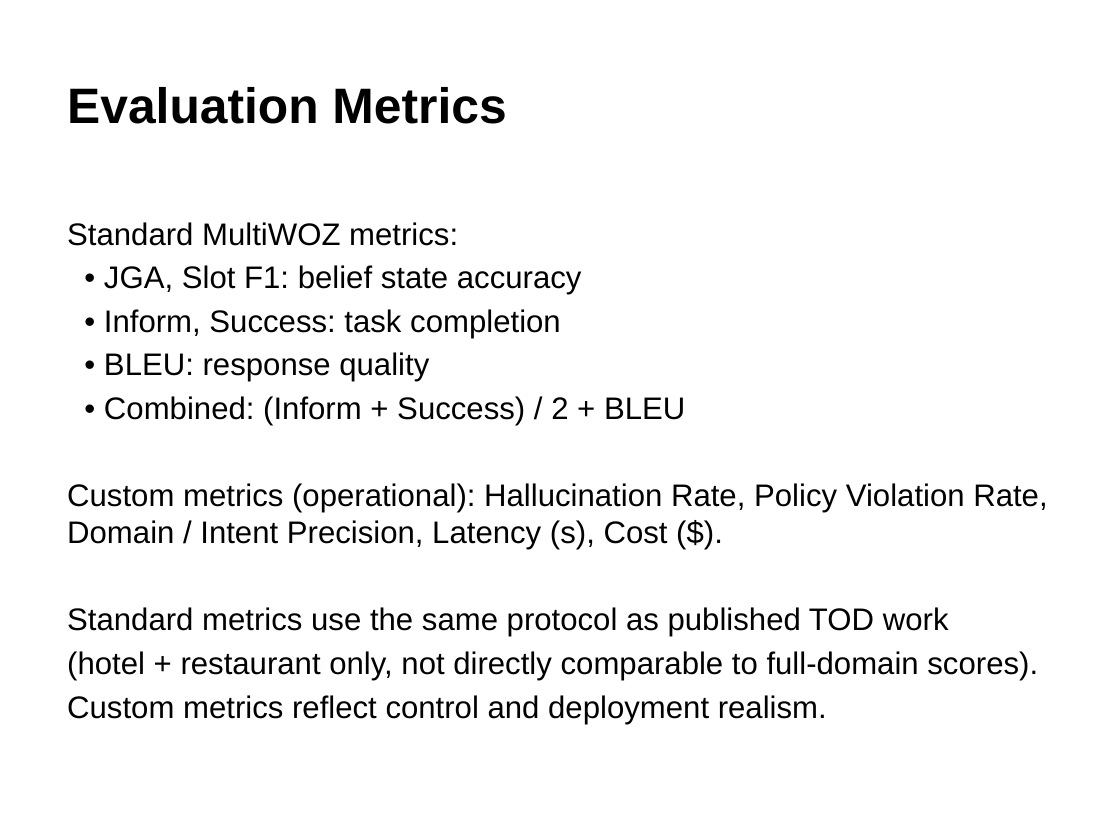
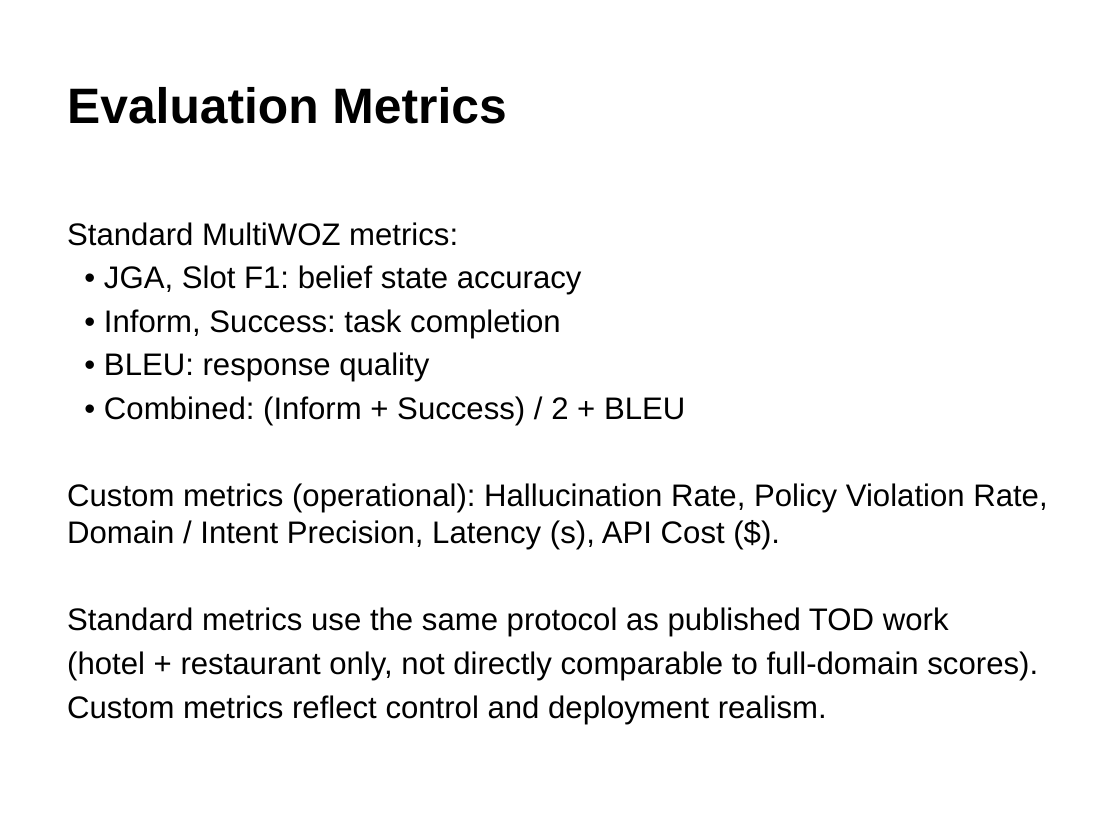
Before and after one commit to GiX007/mlp4cs, a slide deck: slide 11 of docs/presentation.pptx. Drawn at 1120x840 pixels with LibreOffice and Linux fonts; fonts in the diff are those of the drawing. Boxes give left, top, right and bottom in pixels: in the first picture for what was removed or moved away, otherwise in the second. Text is boxed around its words. In the diff, an @@ line names an element or a change of style, - is before the commit and + after.

```diff
--- a/docs/presentation.pptx
+++ b/docs/presentation.pptx
@@ text at <box>67,483,1047,550</box>: text changed @@
-Custom metrics (operational): Hallucination Rate, Policy Violation Rate, Domain / Intent Precision, Latency (s), Cost ($).
+Custom metrics (operational): Hallucination Rate, Policy Violation Rate, Domain / Intent Precision, Latency (s), API Cost ($).
```
